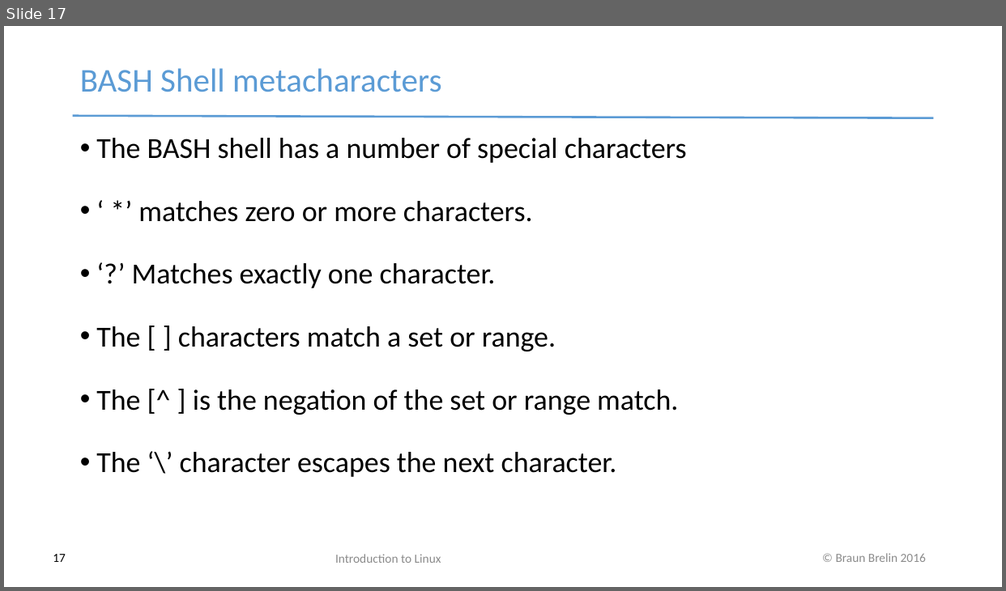
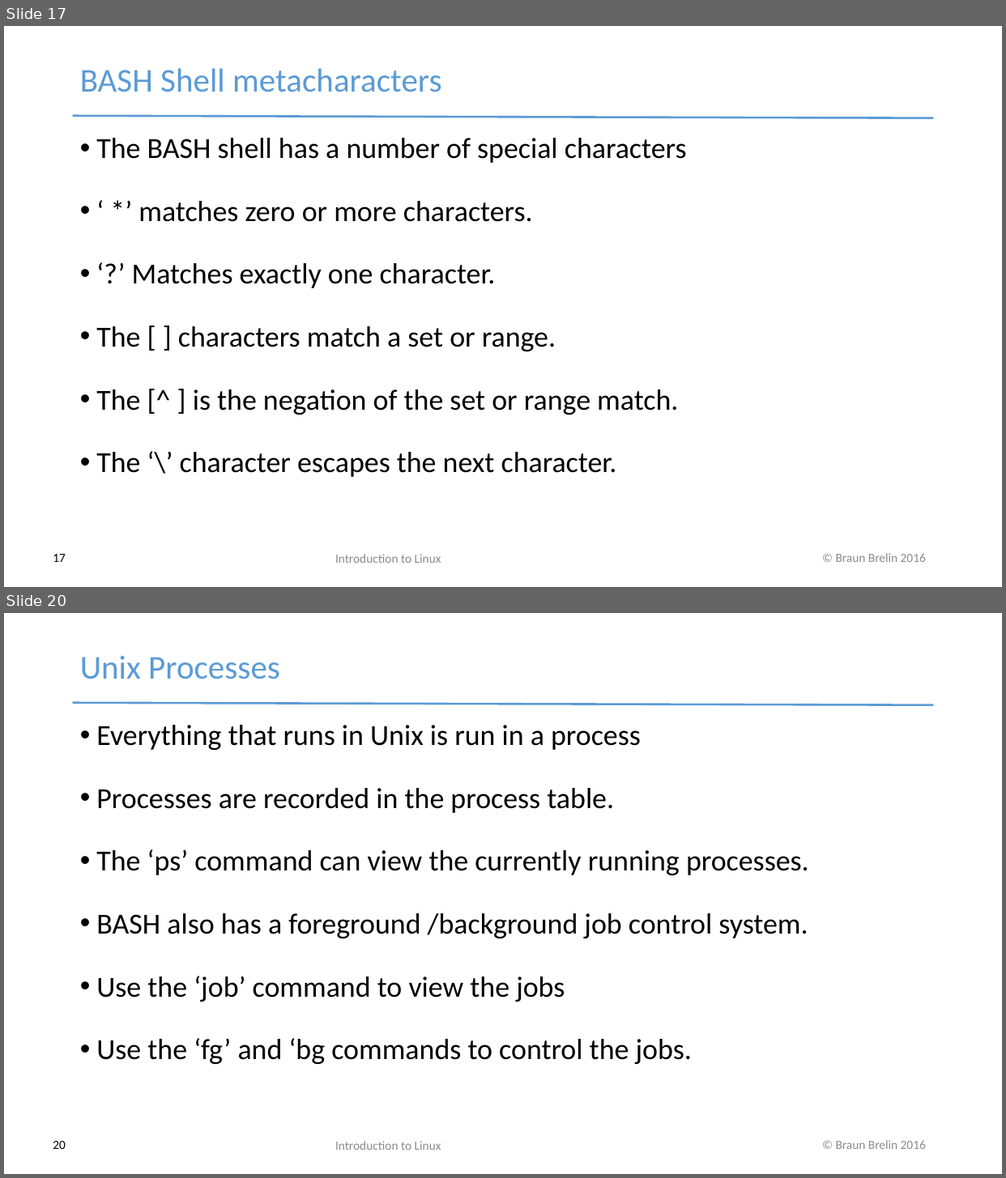
Before and after one commit to redmage123/basiclinux, a slide deck: docs/Introduction to Linux.pptx. Shown one above the other, each under a label of ours: slide 17 before the commit, slides 17 and 20 after it; the slides between them are not shown. The pictures are 1006x591 and 1006x1178 pixels, drawn with LibreOffice and Linux fonts; fonts in the diff are those of the drawing. Boxes give left, top, right and bottom in pixels: in the first picture for what was removed or moved away, otherwise in the second. Text is boxed around its words. In the diff, an @@ line names an element or a change of style, - is before the commit and + after.

Commit message:
Finished first draft of the basic linux slides

```diff
--- a/docs/Introduction to Linux.pptx
+++ b/docs/Introduction to Linux.pptx
@@ slide 20 added at bbox=[4, 613, 1002, 1174], background #FFFFFF; not listed: 2 template elements that a slide beside it also shows @@
@@ text added at bbox=[80, 656, 280, 679], 32 pt, text #5B9BD5 @@
+Unix Processes
@@ text added at bbox=[96, 725, 809, 1064], 28 pt, text #000000 @@
+• Everything that runs in Unix is run in a process
+• Processes are recorded in the process table.
+• The ‘ps’ command can view the currently running processes.
+• BASH also has a foreground /background job control system.
+• Use the ‘job’ command to view the jobs
+• Use the ‘fg’ and ‘bg commands to control the jobs.
@@ page number added at bbox=[53, 1141, 66, 1149], 12 pt, text #000000 @@
+20
@@ text added at bbox=[335, 1141, 441, 1150], 12 pt, text #8B8B8B @@
+Introduction to Linux
```
Also in this commit, not shown: 5 other slides added, 2 other files.
